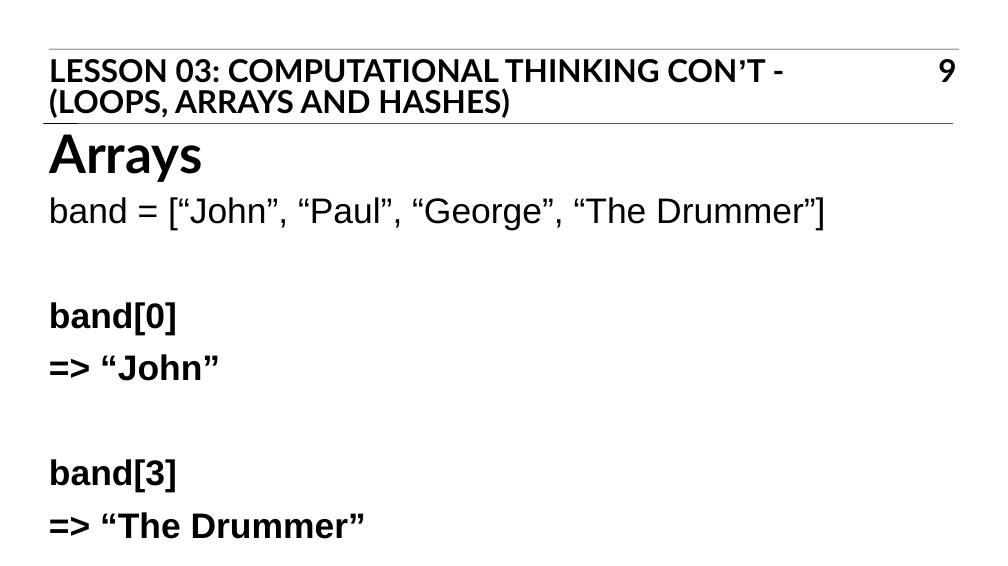
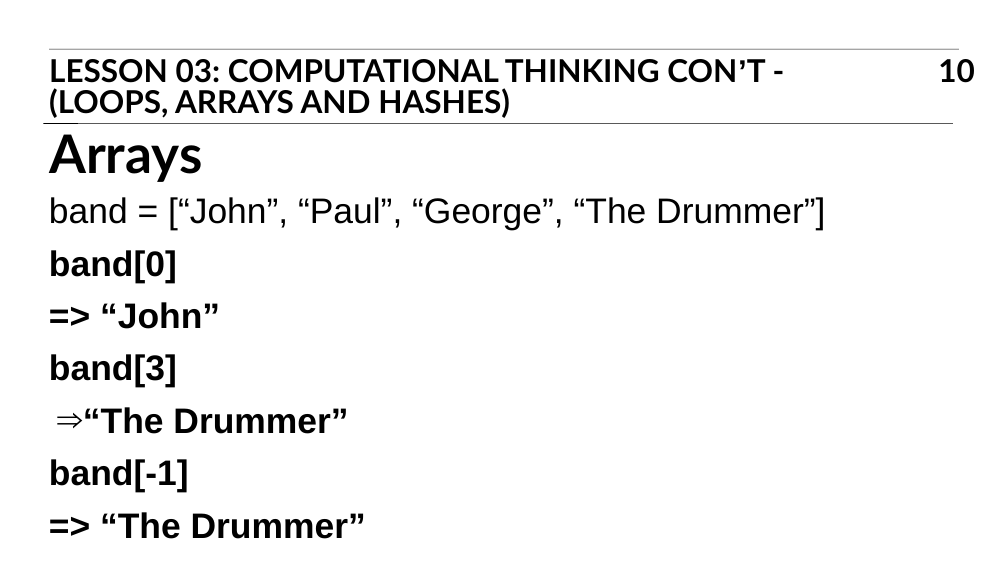
Before and after one commit to TravisGriffiths/ITR-BOS-01, a slide deck: slide 10 of Slides/03_ITR_slides.ppt (slide 9 before the commit). Drawn at 1008x566 pixels with LibreOffice and Linux fonts; fonts in the diff are those of the drawing. Boxes give left, top, right and bottom in pixels: in the first picture for what was removed or moved away, otherwise in the second. Text is boxed around its words. In the diff, an @@ line names an element or a change of style, - is before the commit and + after.

```diff
--- a/Slides/03_ITR_slides.ppt
+++ b/Slides/03_ITR_slides.ppt
@@ page number at (938, 59, 975, 83): text changed @@
-9
+10
@@ text at (49, 407, 348, 493): paragraphs added @@
+⇒ “The Drummer”
+band[-1]
```
Also in this commit, not shown: 2 slides added, 2 other files.
